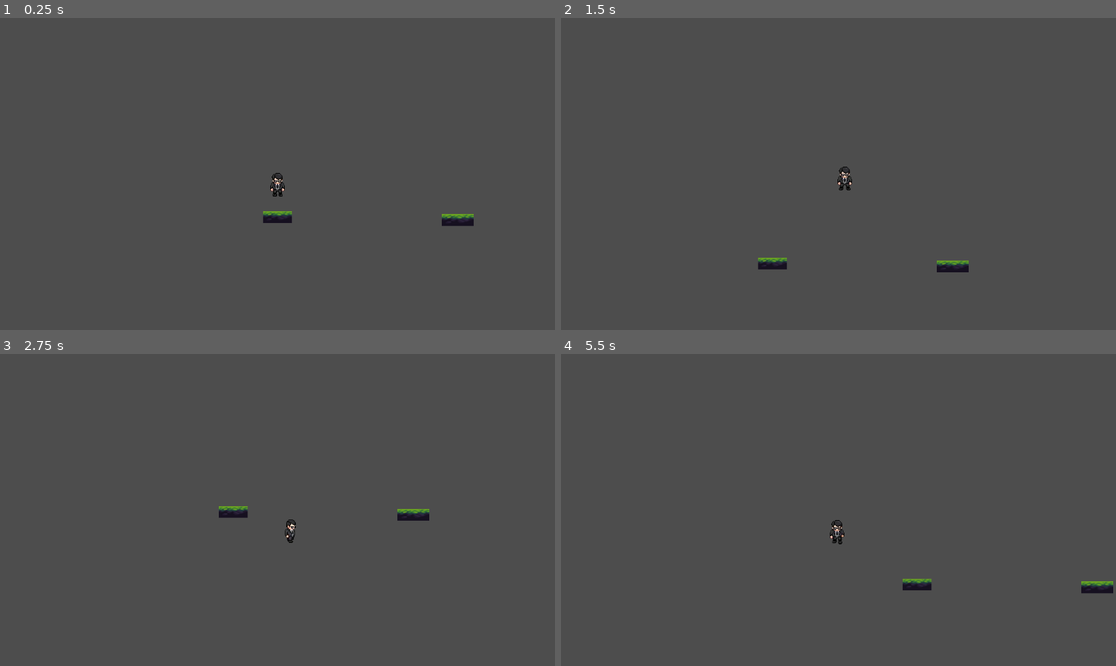
Above: before the commit, frames 1-4 (two rows, left to right).
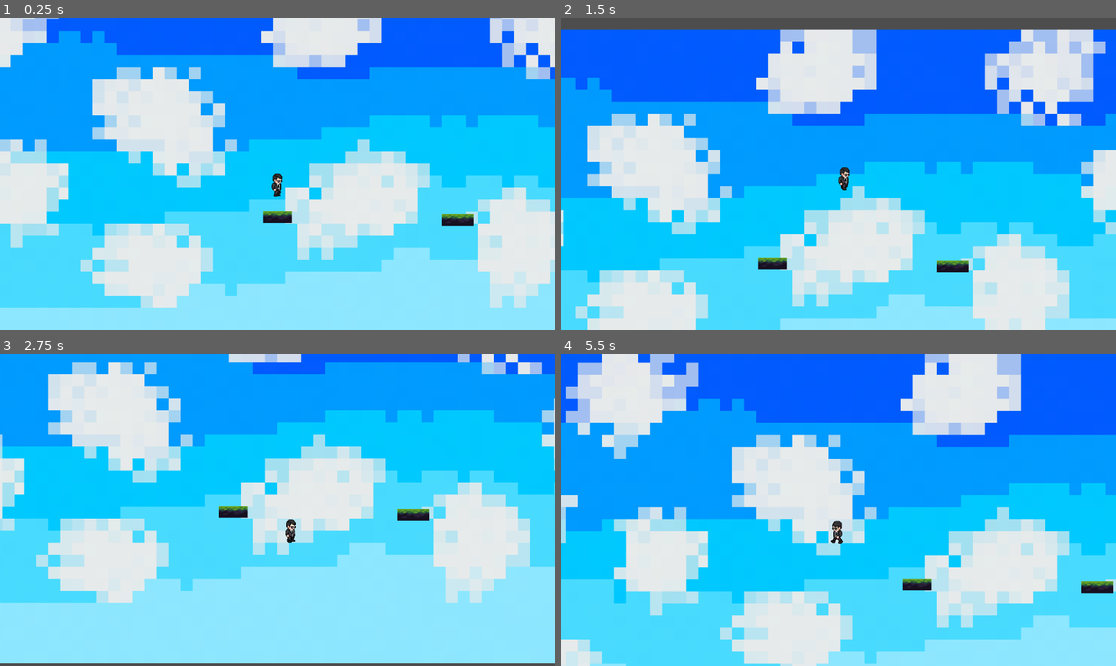
Above: after the commit, the same moments.

Repository: Yaraptor/game.2d.
Game: Godot game, scene res://Game.tscn
Same seed, same stepped clock (60 frames per second), same inputs: the game is played once before the commit and once after it.
Inputs:
- Up to frame 1 (0.25 s): no input
- Up to frame 2 (1.5 s): hold D (right) 0.53-1.28 s; tap Space (jump) at 0.6, 0.77, 1.07, 1.35 s; hold S (down) from 1.28 s (still down)
- Up to frame 3 (2.75 s): tap Space (jump) at 1.52, 1.82, 2.1 s; release S (down) at 2.03 s; hold D (right) from 2.03 s (still down)
- Up to frame 4 (5.5 s): tap Space (jump) at 2.85, 3.02, 3.32, 3.6, 3.77, 4.07, 4.35, 4.52, 4.82, 5.1 s; release D (right) at 3.53 s; hold A (left) 3.53-5.03 s; hold S (down) from 5.03 s (still down)

The runs differ from the first frame. In frame 1, 100% of the frame differs, in the area x 0-100%, y 0-100%; in frame 2, 96%; in frame 3, 99%; in frame 4, 100%.

Commit message:
balls

Diff:
--- a/Game.tscn
+++ b/Game.tscn
@@ -1,21 +1,35 @@
-[gd_scene load_steps=30 format=3 uid="uid://bl7cqu1pobt62"]
+[gd_scene load_steps=35 format=3 uid="uid://bl7cqu1pobt62"]
 
 [ext_resource type="PackedScene" uid="uid://bt0udbh05he1h" path="res://animations/character_body_2d.tscn" id="1_xevnj"]
 [ext_resource type="Texture2D" uid="uid://b8grmhyvu2ve7" path="res://sprites/walk.png" id="2_3gcwb"]
 [ext_resource type="Texture2D" uid="uid://dr5c0xsnawrvm" path="res://sprites/Tile-10.png" id="3_8p20o"]
-[ext_resource type="Script" path="res://death.gd" id="4_uv2jc"]
-
-[sub_resource type="AtlasTexture" id="AtlasTexture_vv45t"]
+[ext_resource type="Script" path="res://scripts/death.gd" id="4_uv2jc"]
+[ext_resource type="Texture2D" uid="uid://dleb4tm3a8x6n" path="res://sprites/Final_sky_1.png" id="5_5c8c0"]
+[ext_resource type="Texture2D" uid="uid://bi6x71wuhqmdb" path="res://sprites/Final_SKy_2.png" id="6_32by6"]
+
+[sub_resource type="AtlasTexture" id="AtlasTexture_tctfb"]
 atlas = ExtResource("2_3gcwb")
 region = Rect2(0, 128, 64, 64)
 
-[sub_resource type="AtlasTexture" id="AtlasTexture_xkps8"]
-atlas = ExtResource("2_3gcwb")
-region = Rect2(64, 128, 64, 64)
-
-[sub_resource type="AtlasTexture" id="AtlasTexture_kgwou"]
-atlas = ExtResource("2_3gcwb")
-region = Rect2(128, 128, 64, 64)
+[sub_resource type="AtlasTexture" id="AtlasTexture_172wp"]
+atlas = ExtResource("2_3gcwb")
+region = Rect2(0, 192, 64, 64)
+
+[sub_resource type="AtlasTexture" id="AtlasTexture_xm8d3"]
+atlas = ExtResource("2_3gcwb")
+region = Rect2(512, 192, 64, 64)
+
+[sub_resource type="AtlasTexture" id="AtlasTexture_wgyvf"]
+atlas = ExtResource("2_3gcwb")
+region = Rect2(512, 128, 64, 64)
+
+[sub_resource type="AtlasTexture" id="AtlasTexture_wur6f"]
+atlas = ExtResource("2_3gcwb")
+region = Rect2(512, 64, 64, 64)
+
+[sub_resource type="AtlasTexture" id="AtlasTexture_2mkjh"]
+atlas = ExtResource("2_3gcwb")
+region = Rect2(0, 64, 64, 64)
 
 [sub_resource type="AtlasTexture" id="AtlasTexture_y2yti"]
 atlas = ExtResource("2_3gcwb")
@@ -93,16 +107,25 @@
 animations = [{
 "frames": [{
 "duration": 1.0,
-"texture": SubResource("AtlasTexture_vv45t")
-}, {
-"duration": 1.0,
-"texture": SubResource("AtlasTexture_xkps8")
-}, {
-"duration": 1.0,
-"texture": SubResource("AtlasTexture_kgwou")
+"texture": SubResource("AtlasTexture_tctfb")
+}, {
+"duration": 1.0,
+"texture": SubResource("AtlasTexture_172wp")
+}, {
+"duration": 1.0,
+"texture": SubResource("AtlasTexture_xm8d3")
+}, {
+"duration": 1.0,
+"texture": SubResource("AtlasTexture_wgyvf")
+}, {
+"duration": 1.0,
+"texture": SubResource("AtlasTexture_wur6f")
+}, {
+"duration": 1.0,
+"texture": SubResource("AtlasTexture_2mkjh")
 }],
 "loop": true,
-"name": &"NoWalk",
+"name": &"NoWalk_",
 "speed": 5.0
 }, {
 "frames": [{
@@ -193,8 +216,9 @@
 [node name="Player Sprite" type="AnimatedSprite2D" parent="player"]
 texture_filter = 1
 sprite_frames = SubResource("SpriteFrames_k3hfi")
-animation = &"NoWalk"
-autoplay = "NoWalk"
+animation = &"NoWalk_"
+autoplay = "NoWalk_"
+frame_progress = 0.774537
 
 [node name="Player Collider" type="CollisionShape2D" parent="player"]
 position = Vector2(0, 5.5)
@@ -242,4 +266,27 @@
 position = Vector2(239, 236)
 shape = SubResource("RectangleShape2D_o1djo")
 
+[node name="SKY Box" type="Node" parent="."]
+
+[node name="sky1" type="Sprite2D" parent="SKY Box"]
+z_index = -6
+texture_filter = 1
+position = Vector2(-829, 13)
+scale = Vector2(25, 25)
+texture = ExtResource("5_5c8c0")
+
+[node name="Sprite2D3" type="Sprite2D" parent="SKY Box"]
+z_index = -6
+texture_filter = 1
+position = Vector2(766, 13)
+scale = Vector2(25, 25)
+texture = ExtResource("5_5c8c0")
+
+[node name="Sprite2D2" type="Sprite2D" parent="SKY Box"]
+z_index = -6
+texture_filter = 1
+position = Vector2(-34, 13)
+scale = Vector2(25, 25)
+texture = ExtResource("6_32by6")
+
 [connection signal="body_entered" from="death lol/Area2D" to="death lol" method="_on_area_2d_body_entered"]
--- /dev/null
+++ b/scripts/death.gd
@@ -0,0 +1,4 @@
+extends Node
+
+func _on_area_2d_body_entered(body: Node2D) -> void:
+	get_parent().get_child(0).position = Vector2(0, 0)
--- a/scripts/movement.gd
+++ b/scripts/movement.gd
@@ -40,7 +40,7 @@
 	else:
 		gravity = 800
 
-	print(jumps)
+
 	move_and_slide()
 	#if Input.is_action_pressed("left")
 
Binary file added: sprites/Final_SKy_2.png
Not shown, added: sprites/Final_SKy_2.png.import
Binary file added: sprites/Final_sky_1.png
Not shown, added: sprites/Final_sky_1.png.import
Binary file added: sprites/SKY_3.png
Not shown, added: sprites/SKY_3.png.import
Binary file added: sprites/SkY.png
Not shown, added: sprites/SkY.png.import
Binary file added: sprites/Sky_2.png
Not shown, added: sprites/Sky_2.png.import
Binary file added: sprites/pixilart-drawing.png
Not shown, added: sprites/pixilart-drawing.png.import
(and 1 more such lines)
